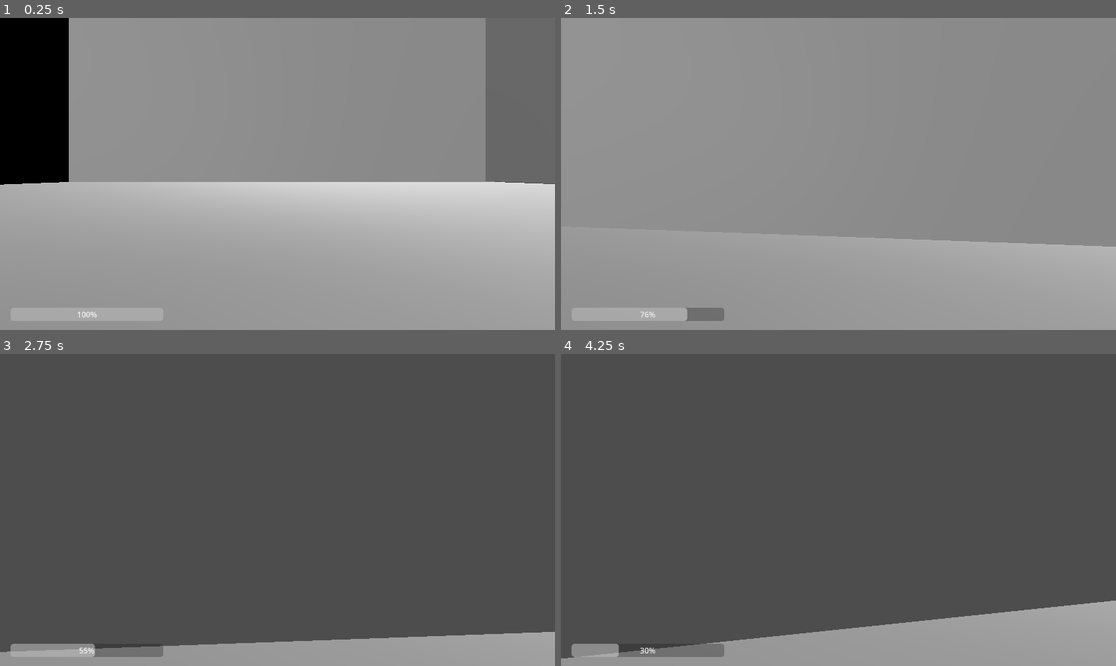
Above: before the commit, frames 1-4 (two rows, left to right).
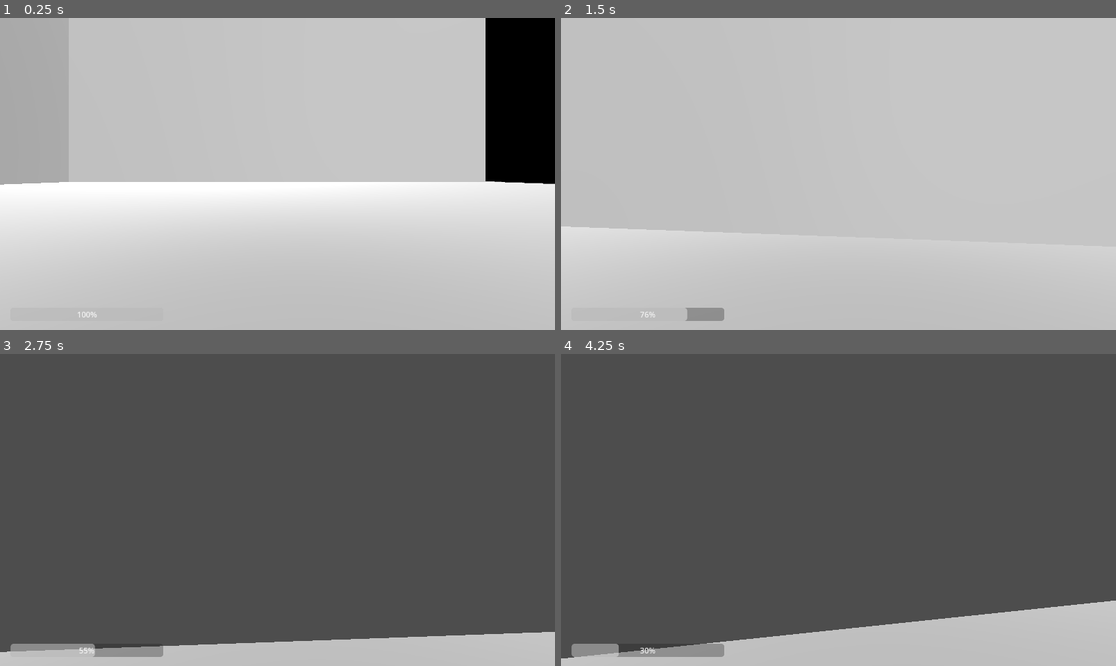
Above: after the commit, the same moments.

Repository: Duckayy/airborne
Game: Godot game, scene res://Movement/Movement (Necessary for some reason)/node_3d.tscn
Two runs of this game, one before a commit and one after it. Both use one fixed random seed, a clock stepped at 60 frames per second and the inputs below.
Inputs (mouse positions are in pixels of both pictures, inside the frame that each line leads up to):
- Up to frame 1 (0.25 s): no input
- Up to frame 2 (1.5 s): tap Enter at 0.5 s; move the mouse to (866, 174) at 0.52 s; hold Shift (Sprint) 0.53-1.28 s; hold W (Move Forward) from 0.53 s (still down); click (866, 174) at 0.67 s; tap Space (Jump) at 0.77 s; move the mouse to (810, 174) at 1.27 s; tap Shift (Sprint) at 1.35 s
- Up to frame 3 (2.75 s): keep holding W (Move Forward); tap Space (Jump) at 1.52 s; move the mouse to (288, 503) at 2.02 s; hold Shift (Sprint) from 2.03 s (still down)
- Up to frame 4 (4.25 s): keep holding W (Move Forward); move the mouse to (832, 516) at 2.77 s; release Shift (Sprint) at 2.78 s; tap Shift (Sprint) at 2.85 s; click (832, 516) at 2.92 s; tap Space (Jump) at 3.02, 3.5, 3.77 s; move the mouse to (877, 513) at 3.52 s; hold Shift (Sprint) from 3.53 s (still down)

The runs differ from the first frame. In frame 1, 98% of the frame differs, in the area x 0-100%, y 0-100%; in frame 2, 99%; in frame 3, 7.4%; in frame 4, 12%.

Commit message:
Started enemies and fixed more movement and map stuff

Diff:
--- /dev/null
+++ b/airborne/Enemies/Enemies.tscn
@@ -0,0 +1,33 @@
+[gd_scene format=3 uid="uid://da6rihtx00e8p"]
+
+[sub_resource type="BoxMesh" id="BoxMesh_a1fng"]
+
+[sub_resource type="BoxShape3D" id="BoxShape3D_v0v8g"]
+size = Vector3(10.00699, 1.048082, 9.995747)
+
+[sub_resource type="CapsuleMesh" id="CapsuleMesh_h6uua"]
+
+[sub_resource type="CapsuleShape3D" id="CapsuleShape3D_m4rhk"]
+
+[node name="Enemies" type="Node3D" unique_id=843553958]
+
+[node name="StaticBody3D" type="StaticBody3D" parent="." unique_id=255348113]
+
+[node name="MeshInstance3D" type="MeshInstance3D" parent="StaticBody3D" unique_id=540529882]
+transform = Transform3D(500, 0, 0, 0, 5, 0, 0, 0, 500, 0, 0, 0)
+mesh = SubResource("BoxMesh_a1fng")
+
+[node name="CollisionShape3D" type="CollisionShape3D" parent="StaticBody3D" unique_id=1911431169]
+transform = Transform3D(50, 0, 0, 0, 5, 0, 0, 0, 50, 0, 0, 0)
+shape = SubResource("BoxShape3D_v0v8g")
+
+[node name="CharacterBody3D" type="CharacterBody3D" parent="." unique_id=2002097157]
+
+[node name="MeshInstance3D" type="MeshInstance3D" parent="CharacterBody3D" unique_id=961698171]
+mesh = SubResource("CapsuleMesh_h6uua")
+
+[node name="CollisionShape3D" type="CollisionShape3D" parent="CharacterBody3D" unique_id=694470885]
+shape = SubResource("CapsuleShape3D_m4rhk")
+
+[node name="Node2D" type="Node2D" parent="CharacterBody3D" unique_id=1613819694]
+position = Vector2(162, 111)
--- a/airborne/Movement/Movement (Necessary for some reason)/Scripts/player_1.gd
+++ b/airborne/Movement/Movement (Necessary for some reason)/Scripts/player_1.gd
@@ -3,7 +3,7 @@
 @export var speed = 14.0
 @export var sprint_speed = 35.0
 @export var acceleration = 50.0
-@export var friction = 50.0
+@export var friction = 60.0
 
 @export var fall_acceleration = 60.0
 @export var jump_velocity = 30.0
--- a/airborne/Movement/Movement (Necessary for some reason)/node_3d.tscn
+++ b/airborne/Movement/Movement (Necessary for some reason)/node_3d.tscn
@@ -39,7 +39,7 @@
 size = Vector3(112.26123, 51.165894, 4.1777067)
 
 [sub_resource type="BoxShape3D" id="BoxShape3D_noarx"]
-size = Vector3(5.763382, 1, 5.876709)
+size = Vector3(5.9592533, 1, 5.876709)
 
 [sub_resource type="BoxMesh" id="BoxMesh_a0tk4"]
 
@@ -60,7 +60,7 @@
 mesh = SubResource("PlaneMesh_a202f")
 
 [node name="DirectionalLight3D" type="DirectionalLight3D" parent="." unique_id=918927577]
-transform = Transform3D(-0.15184474, 0.8657774, -0.47683638, -0.9746307, -0.05089432, 0.21795622, 0.16443318, 0.4978348, 0.8515413, -51.554245, 44.4472, 5.3974657)
+transform = Transform3D(-0.9703157, -0.073570475, 0.23038004, 0.17733946, -0.8641459, 0.47095945, 0.1644332, 0.4978348, 0.85154116, -13.629581, 38.324093, 5.3974657)
 
 [node name="StaticBody3D2" type="StaticBody3D" parent="." unique_id=1285015150]
 transform = Transform3D(1, 0, 0, 0, 1, 0, 0, 0, 1, 0, 3.9929566, 0)
@@ -169,31 +169,34 @@
 transform = Transform3D(1, 0, 0, 0, 1, 0, 0, 0, 1, 57.081352, 26.175837, -40.60864)
 
 [node name="CollisionShape3D" type="CollisionShape3D" parent="StaticBody3D9" unique_id=420627516]
-transform = Transform3D(1, 0, 0, 0, 1, 0, 0, 0, 1, -40.451702, 4.134325, 33.330982)
+transform = Transform3D(1, 0, 0, 0, 1, 0, 0, 0, 1, -40.429474, -5.130295, 33.330982)
 shape = SubResource("BoxShape3D_noarx")
 
 [node name="MeshInstance3D" type="MeshInstance3D" parent="StaticBody3D9" unique_id=1762138031]
-transform = Transform3D(6, 0, 0, 0, 1, 0, 0, 0, 6, -40.437737, 4.20549, 33.248188)
+transform = Transform3D(6, 0, 0, 0, 1, 0, 0, 0, 6, -40.437737, -5.1276436, 33.248188)
 mesh = SubResource("BoxMesh_a0tk4")
 
 [node name="StaticBody3D10" type="StaticBody3D" parent="." unique_id=1008970068]
 transform = Transform3D(1, 0, 0, 0, 1, 0, 0, 0, 1, 57.081352, 26.175837, -0.72091675)
 
 [node name="CollisionShape3D" type="CollisionShape3D" parent="StaticBody3D10" unique_id=783260814]
-transform = Transform3D(1, 0, 0, 0, 1, 0, 0, 0, 1, -40.451702, 4.134325, 33.330982)
+transform = Transform3D(1, 0, 0, 0, 1, 0, 0, 0, 1, -40.451702, 1.8292427, 19.674545)
 shape = SubResource("BoxShape3D_noarx")
 
 [node name="MeshInstance3D" type="MeshInstance3D" parent="StaticBody3D10" unique_id=934396046]
-transform = Transform3D(6, 0, 0, 0, 1, 0, 0, 0, 6, -40.437737, 4.20549, 33.248188)
+transform = Transform3D(6, 0, 0, 0, 1, 0, 0, 0, 6, -40.437737, 1.7746353, 19.675697)
 mesh = SubResource("BoxMesh_a0tk4")
 
 [node name="StaticBody3D11" type="StaticBody3D" parent="." unique_id=1145079691]
 transform = Transform3D(1, 0, 0, 0, 1, 0, 0, 0, 1, 18.02045, 34.52764, -0.72091675)
 
 [node name="CollisionShape3D" type="CollisionShape3D" parent="StaticBody3D11" unique_id=912645678]
-transform = Transform3D(1, 0, 0, 0, 1, 0, 0, 0, 1, -40.543354, 4.134323, 33.330982)
+transform = Transform3D(1, 0, 0, 0, 1, 0, 0, 0, 1, -16.941568, -0.8652916, 29.500408)
 shape = SubResource("BoxShape3D_noarx")
 
 [node name="MeshInstance3D" type="MeshInstance3D" parent="StaticBody3D11" unique_id=763338064]
-transform = Transform3D(6, 0, 0, 0, 1, 0, 0, 0, 6, -40.437737, 4.20549, 33.248188)
-mesh = SubResource("BoxMesh_a0tk4")
+transform = Transform3D(6, 0, 0, 0, 1, 0, 0, 0, 6, -16.9439, -0.8014221, 29.230625)
+mesh = SubResource("BoxMesh_a0tk4")
+
+[node name="DirectionalLight3D2" type="DirectionalLight3D" parent="." unique_id=1577043379]
+transform = Transform3D(0.02954116, 0.9586662, 0.28299537, -0.9758168, 0.08900543, -0.19964902, -0.216585, -0.27025366, 0.9381121, 24.569172, 18.543427, 5.3974657)
